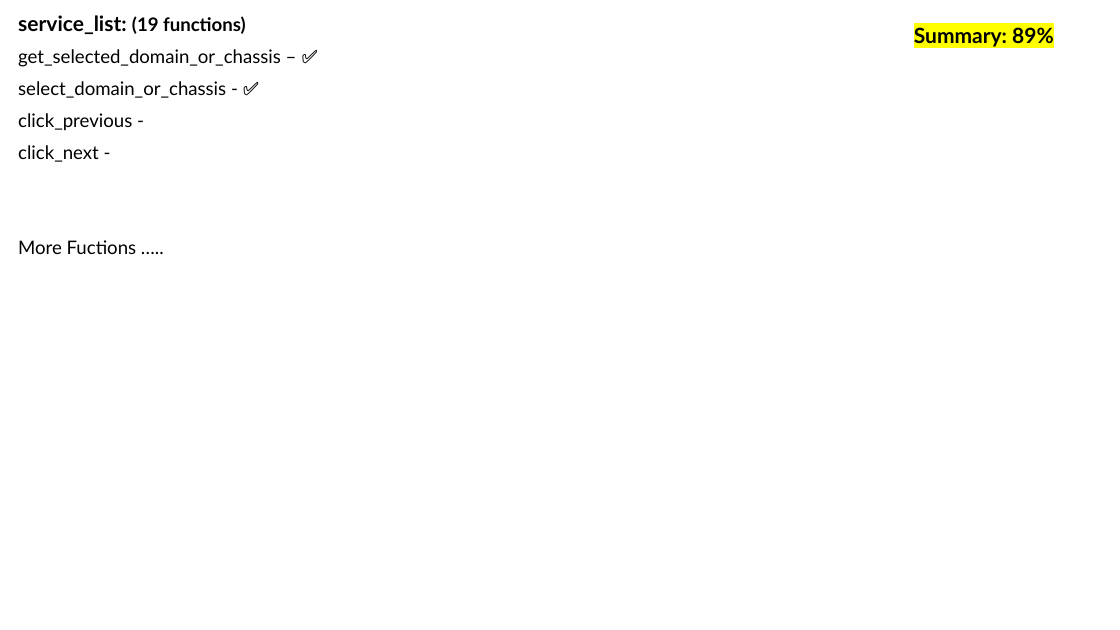
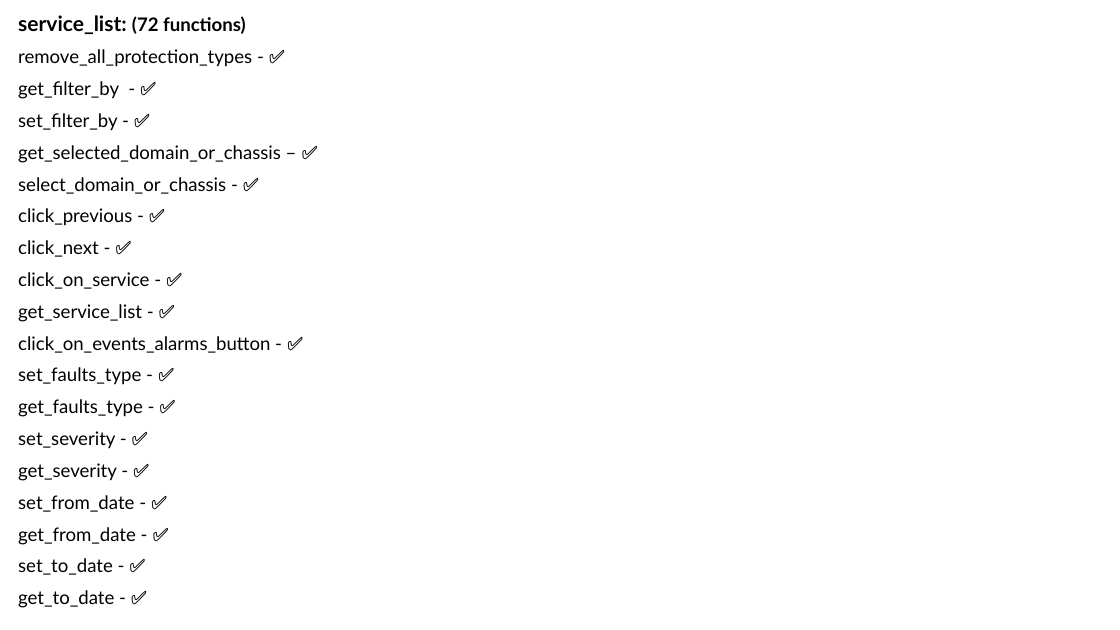
Before and after one commit to Yuval10Dahan/LightWatch_WEB, a slide deck: slide 11 of Docs/Progress_Check_Box.pptx. Drawn at 1120x630 pixels with LibreOffice and Linux fonts; fonts in the diff are those of the drawing. Boxes give left, top, right and bottom in pixels: in the first picture for what was removed or moved away, otherwise in the second. Text is boxed around its words. In the diff, an @@ line names an element or a change of style, - is before the commit and + after.

```diff
--- a/Docs/Progress_Check_Box.pptx
+++ b/Docs/Progress_Check_Box.pptx
@@ subtitle at box(18, 15, 252, 131): text changed; size 18 to 16 pt; bold off @@
-service_list: (19 functions)
+service_list: (72 functions)
+remove_all_protection_types - ✅
+get_filter_by - ✅
+set_filter_by - ✅
@@ text removed at box(914, 27, 1054, 47) @@
-Summary: 89%
@@ subtitle at box(18, 208, 270, 608): text changed @@
-click_previous -
-click_next -
-More Fuctions …..
+click_previous - ✅
+click_next - ✅
+click_on_service - ✅
+get_service_list - ✅
+click_on_events_alarms_button - ✅
+set_faults_type - ✅
+get_faults_type - ✅
+set_severity - ✅
+get_severity - ✅
+set_from_date - ✅
+get_from_date - ✅
+set_to_date - ✅
+get_to_date - ✅
```
Also in this commit, not shown: 13 other slides changed, 4 slides added, 38 other files.
